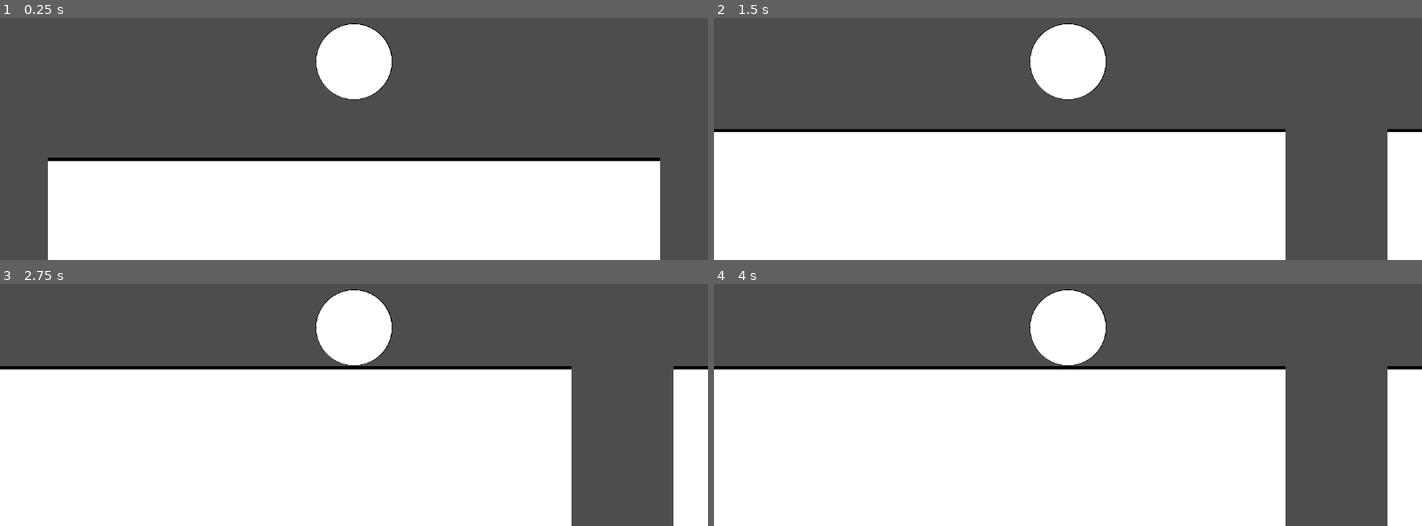
Above: before the commit, frames 1-4 (two rows, left to right).
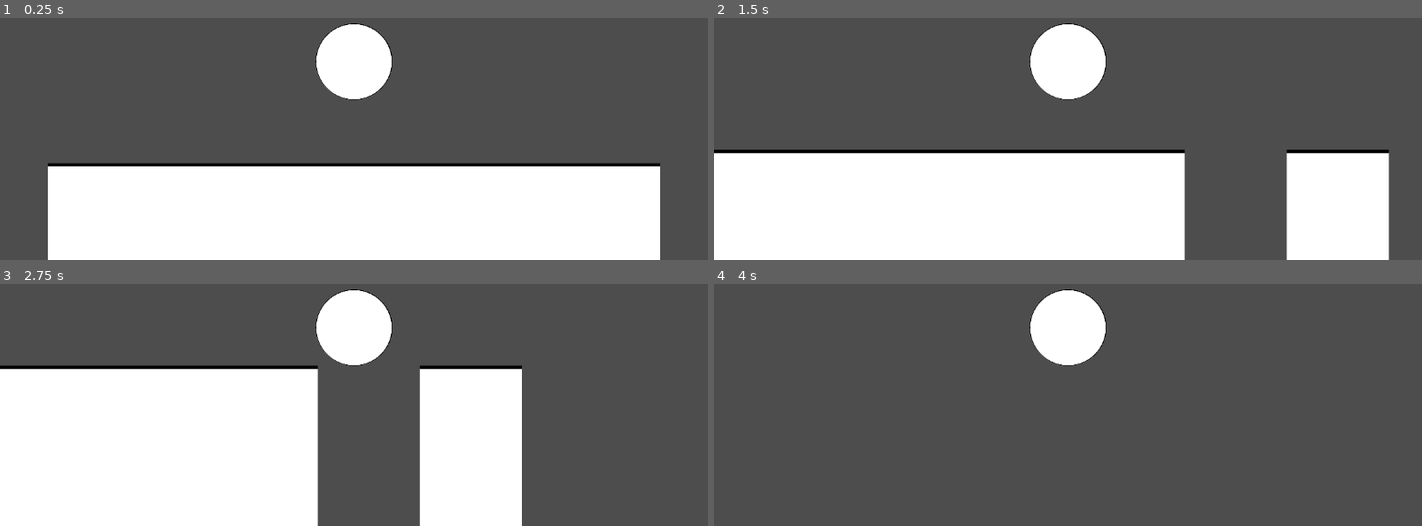
Above: after the commit, the same moments.

Repository: M1reyu/Ludum-Dare-57
Game: Godot game, scene res://MainGame.tscn
Two runs of this game, one before a commit and one after it. Both use one fixed random seed, a clock stepped at 60 frames per second and the inputs below. The project has no main scene, so this scene is started directly.
Inputs:
- Up to frame 1 (0.25 s): no input
- Up to frame 2 (1.5 s): hold D (Right) 0.53-1.28 s; hold S (Down) from 1.28 s (still down)
- Up to frame 3 (2.75 s): release S (Down) at 2.03 s; hold D (Right) from 2.03 s (still down)
- Up to frame 4 (4 s): release D (Right) at 2.78 s; hold W (Up) 2.78-3.53 s; hold A (Left) from 3.53 s (still down)

The runs differ from the first frame. In frame 1, 3.2% of the frame differs, in the area x 6-94%, y 57-62%; in frame 2, 24%; in frame 3, 18%; in frame 4, 56%, in the area x 0-100%, y 33-100%.

Commit message:
Player Movement Improvement

Diff:
--- a/Player/player.gd
+++ b/Player/player.gd
@@ -1,21 +1,36 @@
 extends CharacterBody2D
 
-var speed = 500
-var gravity = 300
+@export var speed : int = 500
+@export var gravity : int = 300
 
 func _physics_process(delta: float) -> void:
-	var dir = Input.get_vector("Left", "Right", "Up", "Down")
-	dir = dir.normalized() * speed
+	var dir : Vector2 = Input.get_vector("Left", "Right", "Up", "Down")
 
-	var collides = move_and_slide()
-	if (dir != Vector2.ZERO):
-		if (collides): velocity = velocity * -0.5
-		else:
-			velocity += dir * delta
-			if abs(velocity.x) > abs(dir.x): velocity.x = dir.x
-			if abs(velocity.y) > abs(dir.y): velocity.y = dir.y
-	elif (collides):
-		velocity = Vector2.ZERO
-	elif (velocity.y < gravity):
-		velocity.x = 0
-		velocity.y = velocity.y + gravity * delta
+	if (dir.x != 0):
+		dir.x *= speed * delta * 2
+		if((dir.x < 0 && velocity.x > 0) || (dir.x > 0 && velocity.x < 0)): dir.x += (velocity.x * 0.75)
+		else: dir.x += velocity.x
+		if (dir.x > speed): dir.x = speed
+		elif (dir.x < -speed): dir.x = -speed
+	elif (abs(velocity.x) > 10): dir.x = velocity.x * 0.9
+	else: dir.x = 0
+
+	if (dir.y != 0):
+		dir.y *= speed * delta * 2
+		if((dir.y < 0 && velocity.y > 0) || (dir.y > 0 && velocity.y < 0)): dir.y += (velocity.y * 0.75)
+		else: dir.y += velocity.y
+		if (dir.y > speed): dir.y = speed
+		elif (dir.y < -speed): dir.y = -speed
+	elif (abs(velocity.y) > 10): dir.y = velocity.y * 0.9
+	else: dir.y = 0
+
+	velocity = dir
+	move_and_slide()
+#	if(move_and_slide()):
+#		var collition
+#		for i in get_slide_collision_count():
+#			dir = position - get_slide_collision(i).get_position() * speed * 0.3
+#			velocity += dir
+#
+#		velocity.x = clamp(velocity.x, -speed, speed)
+#		velocity.y = clamp(velocity.y, -speed, speed)
